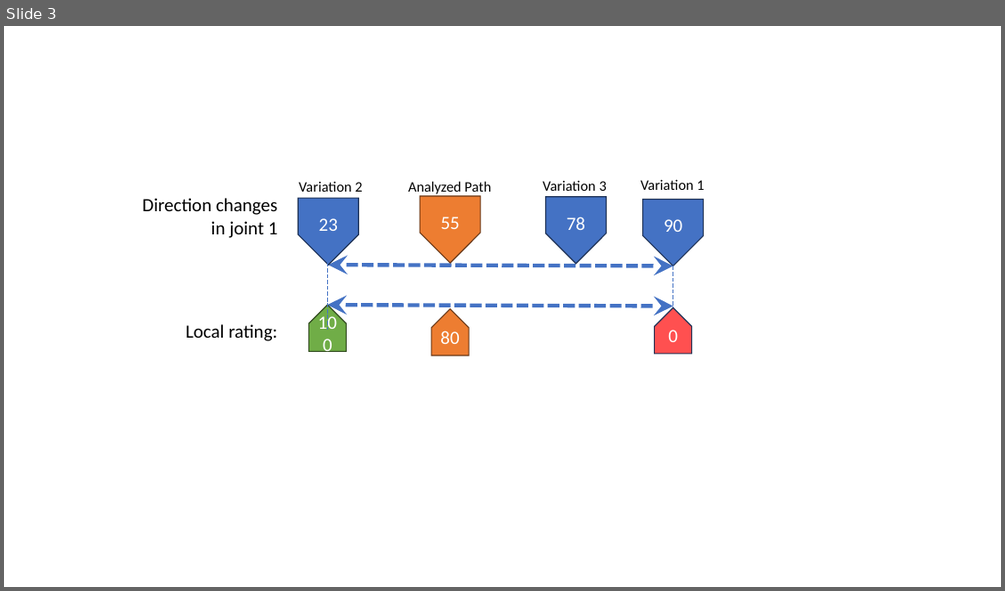
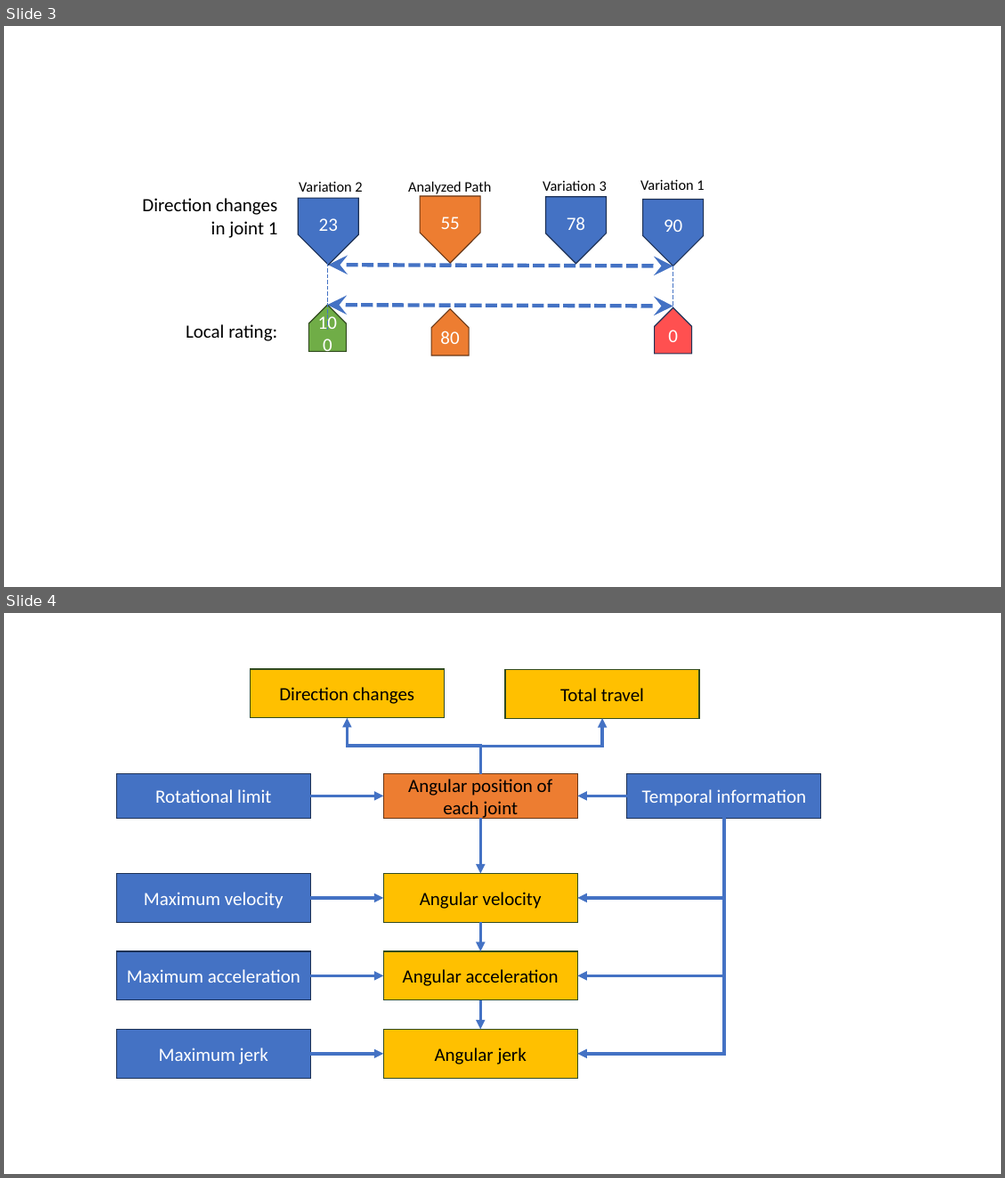
Before and after one commit to JanNalivaika/MASTERS-THESIS, a slide deck: Latex/figures/images.pptx. Shown one above the other, each under a label of ours: slide 3 before the commit, slides 3 and 4 after it. The pictures are 1005x591 and 1005x1178 pixels, drawn with LibreOffice and Linux fonts; fonts in the diff are those of the drawing. Boxes give left, top, right and bottom in pixels: in the first picture for what was removed or moved away, otherwise in the second. Text is boxed around its words. In the diff, an @@ line names an element or a change of style, - is before the commit and + after.

Commit message:
methode mitte acceleration jerk to do

```diff
--- a/Latex/figures/images.pptx
+++ b/Latex/figures/images.pptx
@@ slide 4 added at bbox=[4, 613, 1001, 1174], background #FFFFFF @@
@@ rectangle added at bbox=[250, 669, 445, 718], fill #FFC000, outline #314C1F 1 pt, 18 pt, text #000000 @@
+Direction changes
@@ rectangle added at bbox=[505, 670, 699, 718], fill #FFC000, outline #314C1F 1 pt, 18 pt, text #000000 @@
+Total travel
@@ elbow arrow added from (480, 774) to (348, 718), #4472C4 3 pt @@
@@ elbow arrow added from (480, 774) to (602, 718), #4472C4 3 pt @@
@@ rectangle added at bbox=[117, 774, 311, 818], fill #4472C4, outline #1E3256 1 pt, 18 pt, text #FFFFFF @@
+Rotational limit
@@ arrow added from (310, 796) to (383, 796), #4472C4 3 pt @@
@@ rectangle added at bbox=[383, 774, 577, 818], fill #ED7D31, outline #683715 1 pt, 18 pt, text #000000 @@
+Angular position of each joint
@@ arrow added from (627, 796) to (577, 796), #4472C4 3 pt @@
@@ rectangle added at bbox=[627, 774, 821, 818], fill #4472C4, outline #1E3256 1 pt, 18 pt, text #FFFFFF @@
+Temporal information
@@ arrow added from (480, 818) to (480, 873), #4472C4 3 pt @@
@@ elbow arrow added from (724, 818) to (577, 898), #4472C4 3 pt @@
@@ elbow arrow added from (724, 818) to (577, 976), #4472C4 3 pt @@
@@ elbow arrow added from (724, 818) to (577, 1054), #4472C4 3 pt @@
@@ rectangle added at bbox=[117, 873, 311, 922], fill #4472C4, outline #1E3256 1 pt, 18 pt, text #FFFFFF @@
+Maximum velocity
@@ rectangle added at bbox=[383, 873, 577, 922], fill #FFC000, outline #314C1F 1 pt, 18 pt, text #000000 @@
+Angular velocity
@@ arrow added from (310, 898) to (383, 898), #4472C4 3 pt @@
@@ arrow added from (480, 923) to (480, 951), #4472C4 3 pt @@
@@ rectangle added at bbox=[117, 951, 311, 999], fill #4472C4, outline #1E3256 1 pt, 18 pt, text #FFFFFF @@
+Maximum acceleration
@@ rectangle added at bbox=[383, 951, 577, 999], fill #FFC000, outline #314C1F 1 pt, 18 pt, text #000000 @@
+Angular acceleration
@@ arrow added from (310, 976) to (383, 976), #4472C4 3 pt @@
@@ arrow added from (480, 1000) to (480, 1029), #4472C4 3 pt @@
@@ rectangle added at bbox=[117, 1029, 311, 1078], fill #4472C4, outline #1E3256 1 pt, 18 pt, text #FFFFFF @@
+Maximum jerk
@@ rectangle added at bbox=[383, 1029, 577, 1078], fill #FFC000, outline #314C1F 1 pt, 18 pt, text #000000 @@
+Angular jerk
@@ arrow added from (310, 1054) to (383, 1054), #4472C4 3 pt @@
```
Also in this commit, not shown: 2 slides changed, 4 other slides added, 17 other files.
